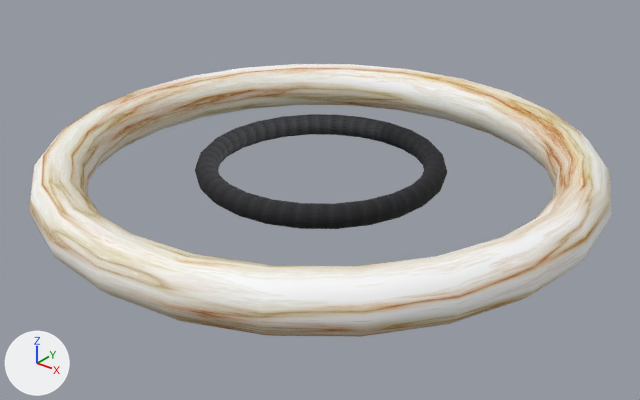
An edit to the FBX model GameTemplate/Game/Assets/modelData/DemoCircle.FBX, drawn before and after from the same camera.
One viewpoint serves both versions: a camera (50 mm lens) standing at (2.04, -2.39, 1.43) and looking at (0.03, 0.12, -0.13). Lighting does not change. The marker at lower left points along +X, +Y and +Z. Where no turn or scale is listed for an object, it has been applied to the vertices.
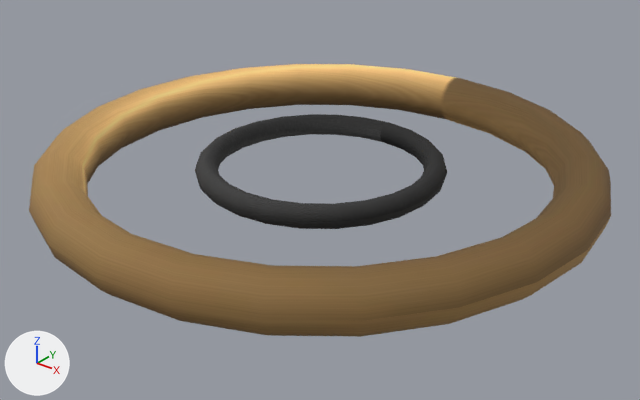
Pixel boxes (x1, y1, x2, y2) of what changed, in the pictures (640 x 400 px):
'Torus001', surface changed: (29, 64, 611, 337) in both

Edits to the bpy script that builds the scene:
```text
Add img_3metal_texture_jpg:
    img_3metal_texture_jpg = load_image('3metal_texture.jpg', '../sprite/Stage1/3metal_texture.jpg', 480, 270, 'sRGB')
Change mat_02___default:
    mat_02___default.texture: img_stone03_jpg -> img_3metal_texture_jpg
```
